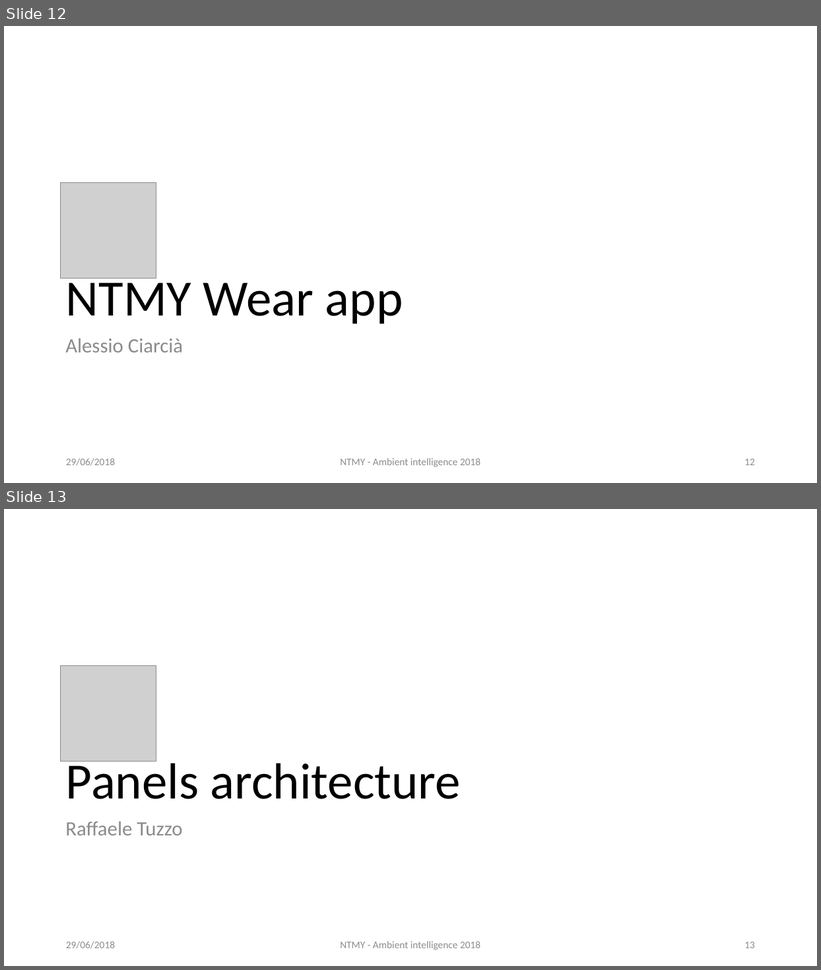
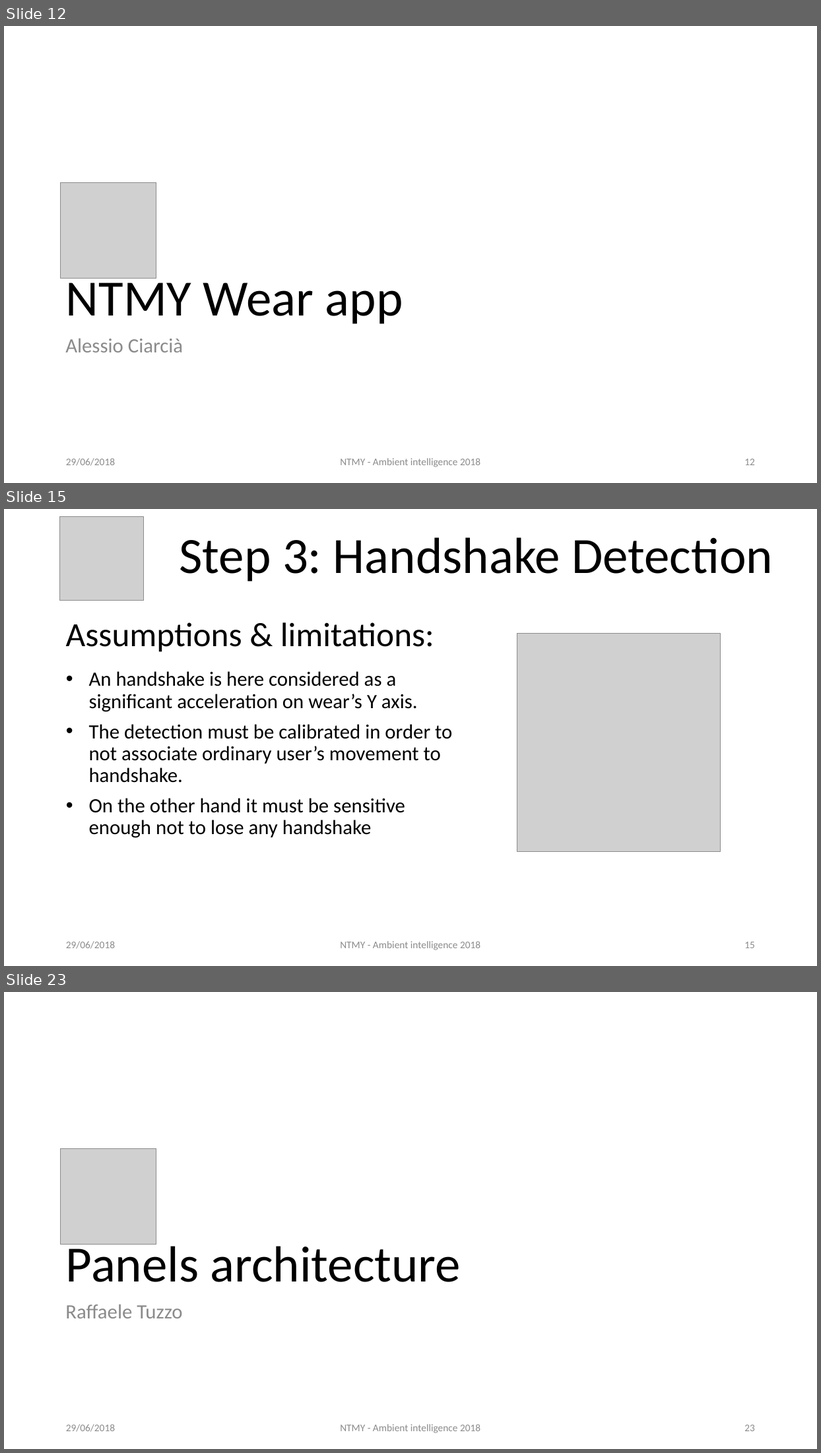
Before and after one commit to AmI-2018/NTMY-code, a slide deck: NTMY.pptx. Shown one above the other, each under a label of ours: slides 12 and 13 before the commit, slides 12, 15 and 23 after it; the slides between them are not shown. The pictures are 821x970 and 821x1453 pixels, drawn with LibreOffice and Linux fonts; fonts in the diff are those of the drawing; grey boxes stand for pictures. Boxes give left, top, right and bottom in pixels: in the first picture for what was removed or moved away, otherwise in the second. Text is boxed around its words. In the diff, an @@ line names an element or a change of style, - is before the commit and + after.

```diff
--- a/NTMY.pptx
+++ b/NTMY.pptx
@@ slide 15 added at (4, 509, 817, 966), background #FFFFFF @@
@@ picture added at (60, 517, 145, 601) @@
@@ title added at (180, 537, 773, 582), 60 pt, text #000000 @@
+Step 3: Handshake Detection
@@ text added at (66, 623, 434, 652), 40 pt, text #000000 @@
+Assumptions & limitations:
@@ picture added at (517, 634, 721, 852) @@
@@ text added at (89, 671, 452, 838), 24 pt, text #000000 @@
+• An handshake is here considered as a significant acceleration on wear’s Y axis.
+• The detection must be calibrated in order to not associate ordinary user’s movement to handshake.
+• On the other hand it must be sensitive enough not to lose any handshake
@@ text added at (66, 941, 115, 949), 12 pt, text #8C8C8C @@
+29/06/2018
@@ text added at (340, 941, 481, 951), 12 pt, text #8C8C8C @@
+NTMY - Ambient intelligence 2018
@@ page number added at (745, 942, 755, 949), 12 pt, text #8C8C8C @@
+15
@@ what was slide 13 is now slide 23 @@
@@ page number at (745, 1425, 755, 1432): text changed @@
-13
+23
```
Also in this commit, not shown: 9 other slides added, 1 other file.
